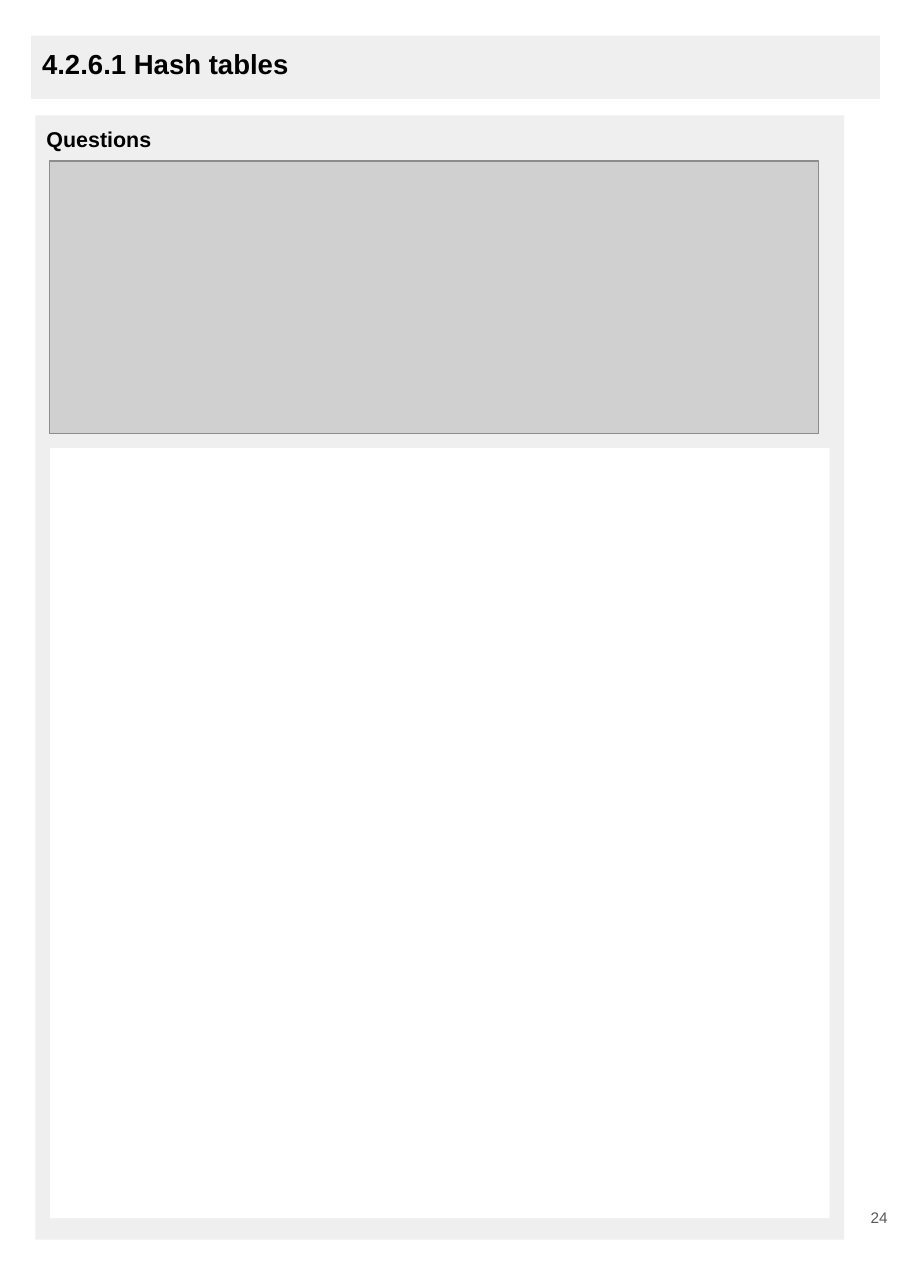
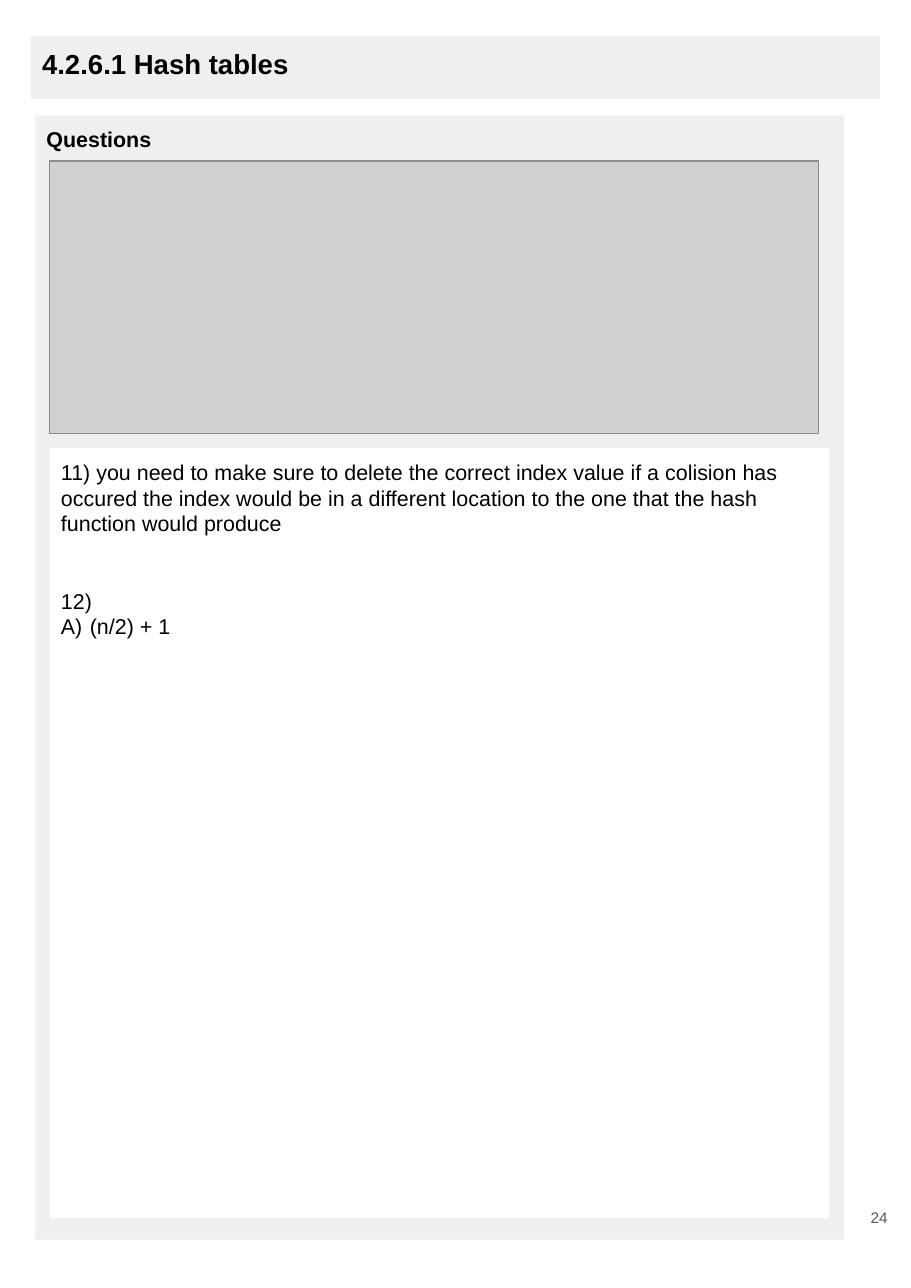
Before and after one commit to Ice424/CS-ALevel, a slide deck: slide 24 of python/Sorting Algorithms/V2.0 4.3.4 Searching algorithms.pptx. Drawn at 911x1288 pixels with LibreOffice and Linux fonts; fonts in the diff are those of the drawing; grey boxes stand for pictures. Boxes give left, top, right and bottom in pixels: in the first picture for what was removed or moved away, otherwise in the second. Text is boxed around its words. In the diff, an @@ line names an element or a change of style, - is before the commit and + after.

```diff
--- a/python/Sorting Algorithms/V2.0 4.3.4 Searching algorithms.pptx
+++ b/python/Sorting Algorithms/V2.0 4.3.4 Searching algorithms.pptx
@@ text in rectangle at [61,464,778,639]: text added @@
+11) you need to make sure to delete the correct index value if a colision has occured the index would be in a different location to the one that the hash function would produce
+12)
+A) (n/2) + 1
```
Also in this commit, not shown: 3 other slides changed, 1 other file.
